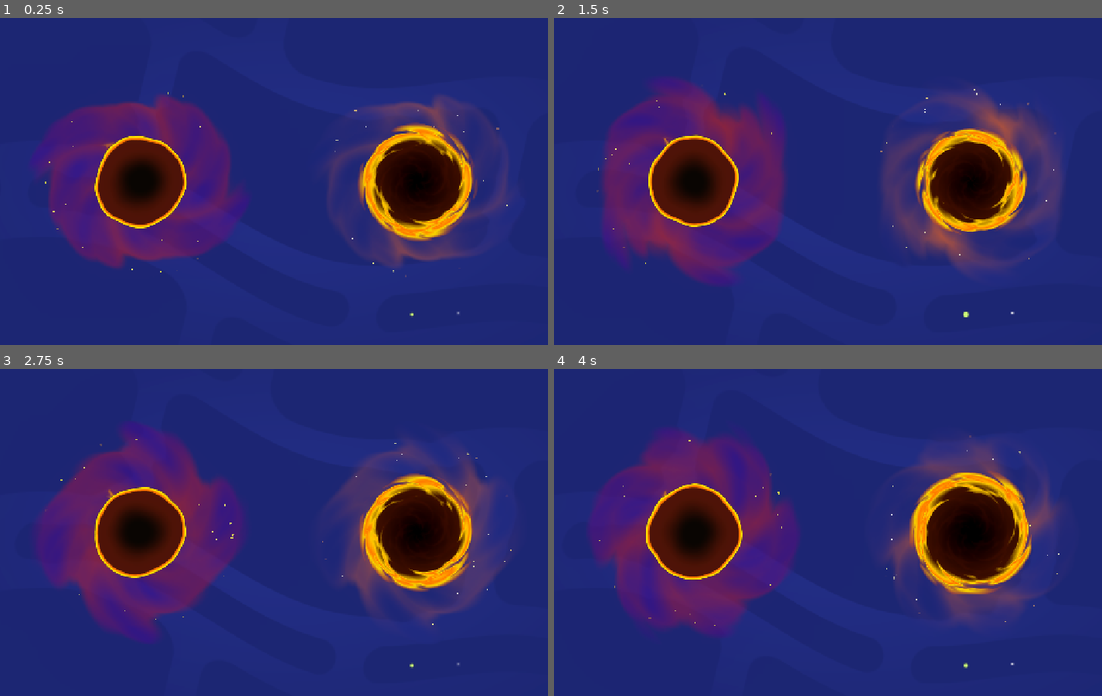
Above: before the commit, frames 1-4 (two rows, left to right).
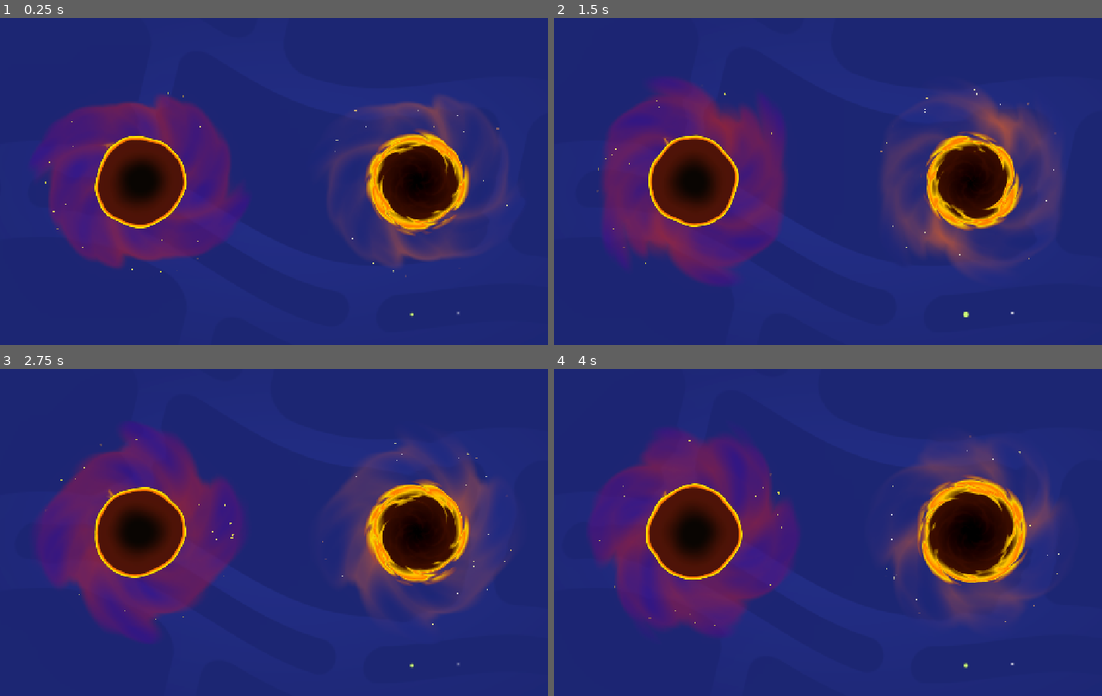
Above: after the commit, the same moments.

Repository: gdquest-demos/godot-4-your-first-shader-from-zero
Game: Godot game, scene res://assets/portal/portal_test.tscn
Two runs of this game, one before a commit and one after it. Both use one fixed random seed, a clock stepped at 60 frames per second and the inputs below. This scene is started directly instead of the project's main scene.
Inputs:
- Up to frame 1 (0.25 s): no input
- Up to frame 2 (1.5 s): hold Up (ui_up) from 0.53 s (still down)
- Up to frame 3 (2.75 s): release Up (ui_up) at 2.03 s; hold Left (ui_left) from 2.03 s (still down)
- Up to frame 4 (4 s): release Left (ui_left) at 3.53 s; hold Down (ui_down) from 3.53 s (still down)

The runs differ from the first frame. In frame 1, 3.1% of the frame differs, in the area x 65-88%, y 31-69%; in frame 2, 2.9%; in frame 3, 3.1%; in frame 4, 3.5%, in the area x 64-88%, y 31-69%.

Commit message:
fix: portal size

Diff:
--- a/assets/portal/materials/green_portal/portal_2_mat.tres
+++ b/assets/portal/materials/green_portal/portal_2_mat.tres
@@ -6,8 +6,7 @@
 [resource]
 shader = ExtResource("1_8278w")
 shader_parameter/gradient = ExtResource("2_miaf3")
-shader_parameter/portal_radius = 0.450000021375
-shader_parameter/softness = 0.01
+shader_parameter/portal_radius = 0.45000000670554
 shader_parameter/breathing_strength = 0.03
 shader_parameter/displacement_strength = 0.05
 shader_parameter/noise_speed = 0.2000000095
--- a/assets/portal/materials/red_portal/red_portal_mat.tres
+++ b/assets/portal/materials/red_portal/red_portal_mat.tres
@@ -6,7 +6,7 @@
 [resource]
 shader = ExtResource("1_vfc2s")
 shader_parameter/gradient = ExtResource("2_kcsv6")
-shader_parameter/portal_radius = 0.5
+shader_parameter/portal_radius = 0.45000000670554
 shader_parameter/breathing_strength = 0.03
 shader_parameter/displacement_strength = 0.05
 shader_parameter/noise_speed = 0.2000000095
--- a/assets/portal/shader/portal_2.gdshader
+++ b/assets/portal/shader/portal_2.gdshader
@@ -1,7 +1,7 @@
 shader_type canvas_item;
 
 uniform sampler2D gradient: source_color;
-uniform float portal_radius: hint_range(0.0, 0.5) = 0.4;
+uniform float portal_radius: hint_range(0.0, 0.5, 0.05) = 0.4;
 
 uniform float breathing_strength: hint_range(0.0, 0.1) = 0.03;
 uniform float displacement_strength : hint_range(0.0, 0.2) = 0.05;
